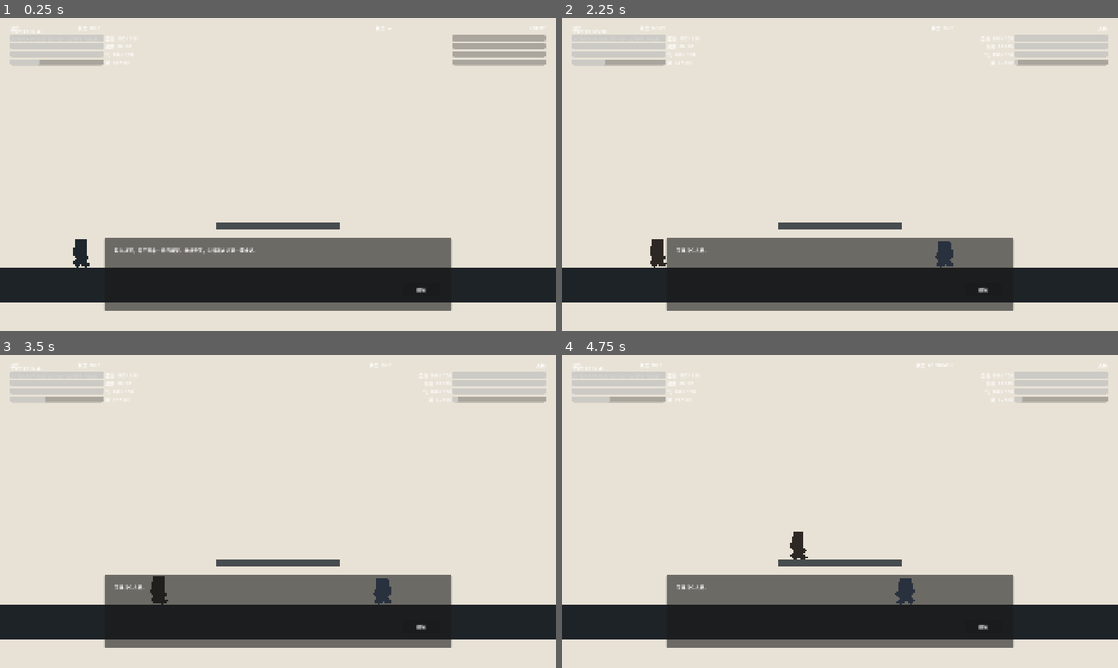
Above: before the commit, frames 1-4 (two rows, left to right).
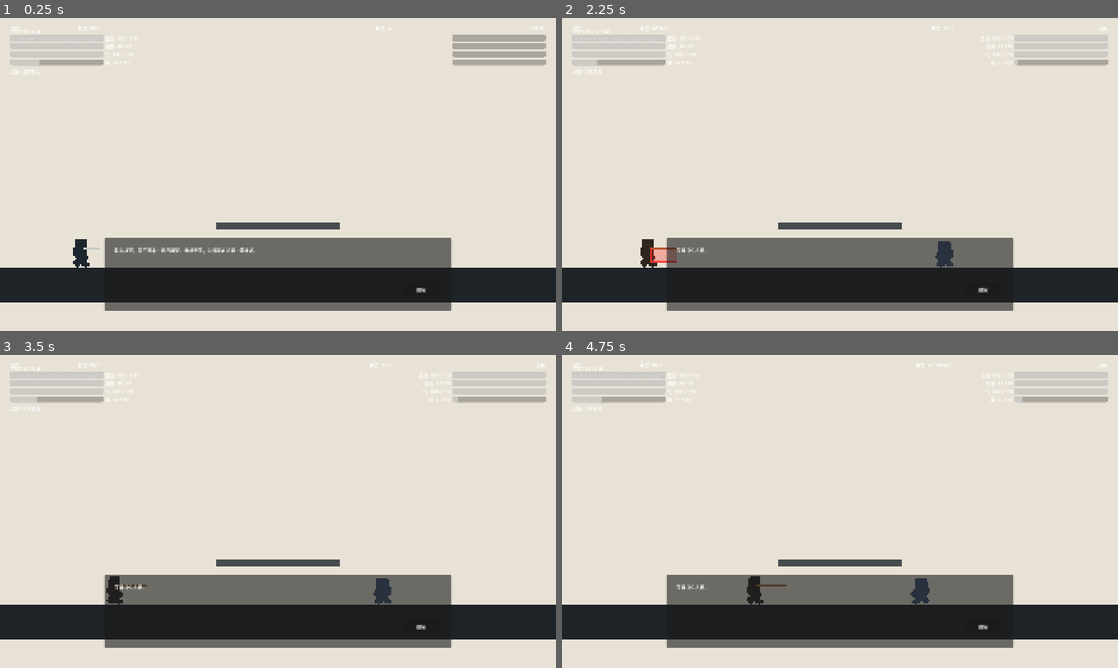
Above: after the commit, the same moments.

Repository: IcecreamDemon/twelve-zodiac-godot-demo
Game: Godot game, scene res://scenes/boot/main.tscn
Same seed, same stepped clock (60 frames per second), same inputs: the game is played once before the commit and once after it.
Inputs (mouse positions are in pixels of both pictures, inside the frame that each line leads up to):
- Up to frame 1 (0.25 s): no input
- Up to frame 2 (2.25 s): click "继续" at 0.5 s; click "进入天兵哨站" at 1.25 s; tap Enter at 2 s; move the mouse to (962, 158) at 2.02 s; hold D (move_right) from 2.03 s (still down); tap Q (switch_weapon) at 2.1 s; click (962, 158) at 2.17 s
- Up to frame 3 (3.5 s): tap Space (jump) at 2.27 s; release D (move_right) at 2.75 s; drag from (166, 527) to (278, 621) at 2.77 s
- Up to frame 4 (4.75 s): tap Space (jump) at 3.5 s; move the mouse to (895, 442) at 3.52 s; hold D (move_right) 3.53-4.25 s; tap F (burrow) at 3.6 s; tap Q (switch_weapon) at 3.8 s; drag from (812, 574) to (923, 592) at 4.27 s

The runs differ from the first frame. In frame 1, less than 0.1% of the frame differs, in the area x 2-18%, y 16-74%; in frame 2, 0.4%; in frame 3, 0.5%; in frame 4, 0.9%, in the area x 2-67%, y 13-80%.

Commit message:
feat: improve weapon switch and node rewards

Diff:
--- a/scenes/actors/player/player.tscn
+++ b/scenes/actors/player/player.tscn
@@ -34,6 +34,17 @@
 position = Vector2(0, -16)
 polygon = PackedVector2Array(-18, -80, 18, -80, 18, -26, 28, -14, 16, -2, 34, 8, 14, 18, -2, 10, -14, 18, -30, 4, -18, -12, -30, -24)
 color = Color(0.12, 0.15, 0.18, 1)
+
+[node name="WeaponShort" type="Polygon2D" parent="Visual"]
+position = Vector2(14, -46)
+polygon = PackedVector2Array(0, -4, 38, -4, 51, 0, 38, 4, 0, 4, -9, 0)
+color = Color(0.78, 0.8, 0.78, 1)
+
+[node name="WeaponSpear" type="Polygon2D" parent="Visual"]
+visible = false
+position = Vector2(14, -46)
+polygon = PackedVector2Array(-8, -3, 82, -3, 96, 0, 82, 3, -8, 3)
+color = Color(0.62, 0.44, 0.24, 1)
 
 [node name="StateMachine" type="Node" parent="."]
 script = ExtResource("2_state")
--- a/scenes/ui/flow_hud.tscn
+++ b/scenes/ui/flow_hud.tscn
@@ -28,6 +28,13 @@
 offset_bottom = 50.0
 text = "状态  IDLE"
 
+[node name="PlayerWeapon" type="Label" parent="Root"]
+offset_left = 36.0
+offset_top = 172.0
+offset_right = 360.0
+offset_bottom = 196.0
+text = "武器  残锋短刃"
+
 [node name="PlayerHealth" type="ProgressBar" parent="Root"]
 offset_left = 36.0
 offset_top = 58.0
--- a/scripts/actors/player/player_controller.gd
+++ b/scripts/actors/player/player_controller.gd
@@ -55,6 +55,7 @@
 @export_range(1, 40, 1) var dodge_invulnerable_frames: int = 10
 @export_range(0.0, 240.0, 1.0) var dodge_actor_contact_distance: float = 88.0
 @export_range(0.0, 100.0, 0.1) var starting_shi: float = 30.0
+@export_range(0.0, 100.0, 0.1) var bonus_damage: float = 0.0
 @export var weapons: Array[WeaponData] = []
 
 @onready var state_machine: ActorStateMachine = $StateMachine
@@ -66,6 +67,8 @@
 @onready var visual: Polygon2D = $Visual
 @onready var burrow_detector: Area2D = $BurrowDetector
 @onready var burrow_crack: Line2D = $BurrowCrack
+@onready var weapon_short: Polygon2D = $Visual/WeaponShort
+@onready var weapon_spear: Polygon2D = $Visual/WeaponSpear
 
 var facing_direction: int = 1
 var hitstun_frames_remaining: int = 0
@@ -519,10 +522,13 @@
 func _switch_weapon(from_combo: bool) -> void:
 	if weapons.size() < 2:
 		return
+	if state_machine.is_state(STATE_ATTACK) and not from_combo:
+		return
+	if state_machine.is_state(STATE_DEAD):
+		return
 	weapon_index = (weapon_index + 1) % weapons.size()
 	_update_weapon_visual()
-	if from_combo:
-		_start_attack(_current_weapon().switch_attack, ATTACK_SWITCH, false)
+	_start_attack(_current_weapon().switch_attack, ATTACK_SWITCH, false)
 
 
 func _current_weapon() -> WeaponData:
@@ -537,8 +543,15 @@
 		return
 	if weapon.weapon_id == &"spear":
 		visual.color = Color(0.18, 0.16, 0.14, 1.0)
+		weapon_short.visible = false
+		weapon_spear.visible = true
 	else:
 		visual.color = Color(0.12, 0.15, 0.18, 1)
+		weapon_short.visible = true
+		weapon_spear.visible = false
+	visual.modulate = Color(1.0, 0.82, 0.55, 1.0)
+	var tween := create_tween()
+	tween.tween_property(visual, "modulate", Color.WHITE, 0.18)
 
 
 func _find_knockdown_target() -> Node2D:
--- a/scripts/combat/combat_resolver.gd
+++ b/scripts/combat/combat_resolver.gd
@@ -21,7 +21,10 @@
 	if is_instance_valid(attacker):
 		attacker_shi = attacker.get_node_or_null("ShiComponent") as ShiComponent
 
-	health.take_damage(attack_data.damage * damage_multiplier)
+	var bonus_damage := 0.0
+	if is_instance_valid(attacker):
+		bonus_damage = float(attacker.get("bonus_damage")) if attacker.get("bonus_damage") != null else 0.0
+	health.take_damage(attack_data.damage * damage_multiplier + bonus_damage)
 	if posture != null:
 		posture.take_posture_damage(attack_data.posture_damage)
 	if attacker_shi != null:
--- a/scripts/flow/demo_flow_controller.gd
+++ b/scripts/flow/demo_flow_controller.gd
@@ -33,8 +33,14 @@
 var flow_state: FlowState = FlowState.PROLOGUE
 var behavior_recorder: BehaviorRecorder
 var incense_returned: bool = false
+var incense_currency: int = 20
+var evidence_count: int = 0
 var active_enemy: EnemyController
 var retrying: bool = false
+var shop_damage_bought: bool = false
+var shop_health_bought: bool = false
+var shop_qi_bought: bool = false
+var shop_posture_bought: bool = false
 
 
 func _ready() -> void:
@@ -141,15 +147,53 @@
 
 func _on_return_incense() -> void:
 	incense_returned = true
+	evidence_count += 1
+	incense_currency = maxi(incense_currency - 15, 0)
 	player.shi.add(20.0)
 	_set_state(FlowState.ELITE)
 
 
 func _on_spend_incense() -> void:
 	incense_returned = false
-	player.health.restore(25.0)
-	player.qi.restore(20.0)
-	_set_state(FlowState.ELITE)
+	_open_shop()
+
+
+func _open_shop() -> void:
+	var options: Array[Dictionary] = []
+	if not shop_damage_bought:
+		options.append({"id": "shop_damage", "title": "兵刃开锋（20 香火）：伤害 +2"})
+	if not shop_health_bought:
+		options.append({"id": "shop_health", "title": "粗布护甲（20 香火）：最大生命 +20"})
+	if not shop_qi_bought:
+		options.append({"id": "shop_qi", "title": "静心符（20 香火）：最大气 +20"})
+	if not shop_posture_bought:
+		options.append({"id": "shop_posture", "title": "护脊木牌（20 香火）：最大架势 +20"})
+	options.append({"id": "shop_leave", "title": "离开商店，继续登天"})
+	_show_node_selection("祝安商店 · 香火 %d" % incense_currency, options)
+
+
+func _buy_shop_option(option_id: StringName) -> void:
+	if incense_currency < 20:
+		_open_shop()
+		return
+	match option_id:
+		&"shop_damage":
+			shop_damage_bought = true
+			player.bonus_damage += 2.0
+		&"shop_health":
+			shop_health_bought = true
+			player.health.max_health += 20.0
+			player.health.restore(20.0)
+		&"shop_qi":
+			shop_qi_bought = true
+			player.qi.max_qi += 20.0
+			player.qi.restore(20.0)
+		&"shop_posture":
+			shop_posture_bought = true
+			player.posture.max_posture += 20.0
+			player.posture.reset()
+	incense_currency -= 20
+	_open_shop()
 
 
 func _on_enemy_died(enemy: EnemyController) -> void:
@@ -160,22 +204,30 @@
 	_clear_encounter()
 	match flow_state:
 		FlowState.TUTORIAL:
+			incense_currency += 20
 			_show_node_selection(
-				"香火归属",
+				"香火归属 · 当前香火 %d" % incense_currency,
 				[
-					{"id": "return_incense", "title": "把香火归还百姓"},
-					{"id": "spend_incense", "title": "把香火投入祝安商店"},
+					{"id": "return_incense", "title": "归还香火：获得关键线索"},
+					{"id": "spend_incense", "title": "进入祝安商店：购买局内强化"},
+					{"id": "rest_at_shrine", "title": "在破庙休整：恢复 40 生命"},
 				],
 			)
 		FlowState.ELITE:
+			incense_currency += 30
 			_show_node_selection(
-				"天河录库 · 异常记录",
-				[{"id": "old_self", "title": "追踪失名旧我"}],
+				"战利品三选一 · 当前香火 %d" % incense_currency,
+				[
+					{"id": "elite_reward_damage", "title": "磨砺兵刃：所有攻击伤害 +2"},
+					{"id": "elite_reward_health", "title": "披上旧甲：最大生命 +20"},
+					{"id": "elite_reward_qi", "title": "静气凝神：最大气 +20"},
+				],
 			)
 		FlowState.OLD_SELF:
+			incense_currency += 20
 			_show_node_selection(
-				"无雨乡 · 区域出口",
-				[{"id": "boss", "title": "直面夺愿神"}],
+				"旧我残页 · 当前香火 %d" % incense_currency,
+				[{"id": "accept_evidence", "title": "收下残页：证据 +1，直面夺愿神"}],
 			)
 		FlowState.BOSS:
 			_set_state(FlowState.COMPLETE)
@@ -209,10 +261,27 @@
 		&"return_incense":
 			_on_return_incense()
 		&"spend_incense":
-			_on_spend_incense()
-		&"old_self":
+			_open_shop()
+		&"rest_at_shrine":
+			player.health.restore(40.0)
+			_set_state(FlowState.ELITE)
+		&"shop_damage", &"shop_health", &"shop_qi", &"shop_posture":
+			_buy_shop_option(option_id)
+		&"shop_leave":
+			_set_state(FlowState.ELITE)
+		&"elite_reward_damage":
+			player.bonus_damage += 2.0
 			_set_state(FlowState.OLD_SELF)
-		&"boss":
+		&"elite_reward_health":
+			player.health.max_health += 20.0
+			player.health.restore(20.0)
+			_set_state(FlowState.OLD_SELF)
+		&"elite_reward_qi":
+			player.qi.max_qi += 20.0
+			player.qi.restore(20.0)
+			_set_state(FlowState.OLD_SELF)
+		&"accept_evidence":
+			evidence_count += 1
 			_set_state(FlowState.BOSS)
 
 
--- a/scripts/ui/flow_hud.gd
+++ b/scripts/ui/flow_hud.gd
@@ -3,6 +3,7 @@
 
 @onready var player_name: Label = $Root/PlayerName
 @onready var player_state: Label = $Root/PlayerState
+@onready var player_weapon: Label = $Root/PlayerWeapon
 @onready var player_health: ProgressBar = $Root/PlayerHealth
 @onready var player_health_text: Label = $Root/PlayerHealthText
 @onready var player_posture: ProgressBar = $Root/PlayerPosture
@@ -30,10 +31,13 @@
 		_update_actor(player, player_name, player_state, player_health, player_health_text,
 			player_posture, player_posture_text, player_qi, player_qi_text,
 			player_shi, player_shi_text, "鼠光")
+		var weapon := player._current_weapon()
+		player_weapon.text = "武器  %s" % (weapon.display_name if weapon != null else "--")
 	else:
 		_clear_actor(player_name, player_state, player_health, player_health_text,
 			player_posture, player_posture_text, player_qi, player_qi_text,
 			player_shi, player_shi_text, "PLAYER")
+		player_weapon.text = "武器  --"
 
 	var enemy := _find_enemy()
 	if enemy != null:
--- a/tests/combat/combo_branch_test.gd
+++ b/tests/combat/combo_branch_test.gd
@@ -20,7 +20,13 @@
 	player._switch_weapon(false)
 	if player._current_weapon().weapon_id != &"spear":
 		failures.append("Weapon switch did not select the spear.")
+	player.hitbox.cancel_attack()
+	player._cancel_current_attack()
+	player.state_machine.transition_to(PlayerController.STATE_IDLE)
 	player._switch_weapon(false)
+	player.hitbox.cancel_attack()
+	player._cancel_current_attack()
+	player.state_machine.transition_to(PlayerController.STATE_IDLE)
 
 	player._start_ground_light()
 	if not player.state_machine.is_state(PlayerController.STATE_ATTACK):
--- /dev/null
+++ b/tests/combat/weapon_switch_presence_test.gd
@@ -0,0 +1,37 @@
+extends SceneTree
+
+const COMBAT_LAB_SCENE := preload("res://scenes/tests/combat_lab.tscn")
+
+
+func _initialize() -> void:
+	_run.call_deferred()
+
+
+func _run() -> void:
+	var failures: Array[String] = []
+	var lab := COMBAT_LAB_SCENE.instantiate()
+	root.add_child(lab)
+	await process_frame
+	await physics_frame
+
+	var player := lab.get_node("Player") as PlayerController
+	if not player.weapon_short.visible or player.weapon_spear.visible:
+		failures.append("Starting short blade is not visible correctly.")
+
+	player.shi.current_shi = player.shi.max_shi
+	player._switch_weapon(false)
+	if player._current_weapon().weapon_id != &"spear":
+		failures.append("Weapon switch did not select the spear.")
+	if not player.weapon_spear.visible or player.weapon_short.visible:
+		failures.append("Spear visual was not shown after switching.")
+	if player.attack_mode != PlayerController.ATTACK_SWITCH:
+		failures.append("Weapon switch did not play the switch attack.")
+
+	if failures.is_empty():
+		print("WEAPON SWITCH TEST PASS: silhouette and switch action change visibly.")
+		quit(0)
+		return
+
+	for failure: String in failures:
+		push_error(failure)
+	quit(1)
--- a/tests/flow/demo_flow_test.gd
+++ b/tests/flow/demo_flow_test.gd
@@ -45,9 +45,12 @@
 	if not flow.node_map.visible:
 		failures.append("Elite victory did not return to the node selection map.")
 
-	flow._on_node_option_selected(&"old_self")
+	var damage_before := flow.player.bonus_damage
+	flow._on_node_option_selected(&"elite_reward_damage")
 	if flow.flow_state != DemoFlowController.FlowState.OLD_SELF:
-		failures.append("Old-self node selection did not start the old-self encounter.")
+		failures.append("Elite reward did not start the old-self encounter.")
+	if flow.player.bonus_damage <= damage_before:
+		failures.append("Elite damage reward did not increase player damage.")
 
 	flow.player.health.take_damage(9999.0)
 	await process_frame
--- /dev/null
+++ b/tests/flow/shop_reward_test.gd
@@ -0,0 +1,38 @@
+extends SceneTree
+
+const FLOW_SCENE := preload("res://scenes/flow/demo_flow.tscn")
+
+
+func _initialize() -> void:
+	_run.call_deferred()
+
+
+func _run() -> void:
+	var failures: Array[String] = []
+	var flow := FLOW_SCENE.instantiate() as DemoFlowController
+	root.add_child(flow)
+	await process_frame
+	await physics_frame
+
+	flow.incense_currency = 50
+	flow._open_shop()
+	if not flow.node_map.visible:
+		failures.append("Shop did not open through the node map.")
+	flow._buy_shop_option(&"shop_damage")
+	if flow.incense_currency != 30:
+		failures.append("Shop purchase did not spend incense currency.")
+	if flow.player.bonus_damage < 2.0:
+		failures.append("Shop weapon purchase did not increase player damage.")
+
+	flow._buy_shop_option(&"shop_health")
+	if flow.player.health.max_health <= 100.0:
+		failures.append("Shop armor purchase did not increase maximum health.")
+
+	if failures.is_empty():
+		print("SHOP REWARD TEST PASS: shop purchases apply real upgrades.")
+		quit(0)
+		return
+
+	for failure: String in failures:
+		push_error(failure)
+	quit(1)
Not shown, added: tests/combat/weapon_switch_presence_test.gd.uid
Not shown, added: tests/flow/shop_reward_test.gd.uid
Not shown, changed: AGENTS.md
